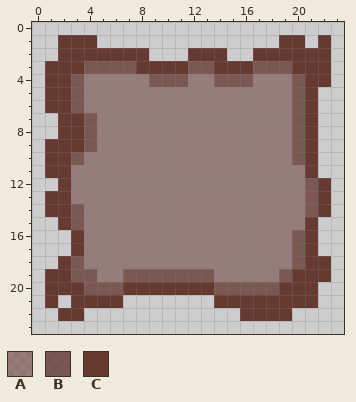
A pixel-art sprite gets an edit: windowExample3.png. The picture above was drawn from the file before the commit.
The file is 24x24 pixels. Colours within 5 levels of each other are drawn and written as one.
Palette (. is transparent): A #6639318a  B #663931c9  C #663931
New version:
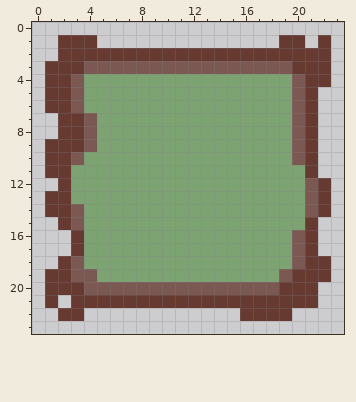
Commit message: Cleaned up images, added a background map from open game art to give the example some pop
Changes in this commit:
@@ palette @@
-A #6639318a
+A #629552c1
@@ x 6..18 @@
  1 .............
- 2 CCC...CCC..CC
- 3 BBCCCCBBCCCBB
- 4 AAABBBAABBBAA
+ 2 CCCCCCCCCCCCC
+ 3 BBBBBBBBBBBBB
+ 4 AAAAAAAAAAAAA
  5 AAAAAAAAAAAAA
@@ x 5..15 @@
 18 AAAAAAAAAAA
-19 AABBBBBBBAA
-20 BBCCCCCCCBB
-21 CC.......CC
+19 AAAAAAAAAAA
+20 BBBBBBBBBBB
+21 CCCCCCCCCCC
 22 ...........
Pixel boxes of the changes (left, top, right, bottom) in both pictures:
changed: (71, 48, 305, 308)
